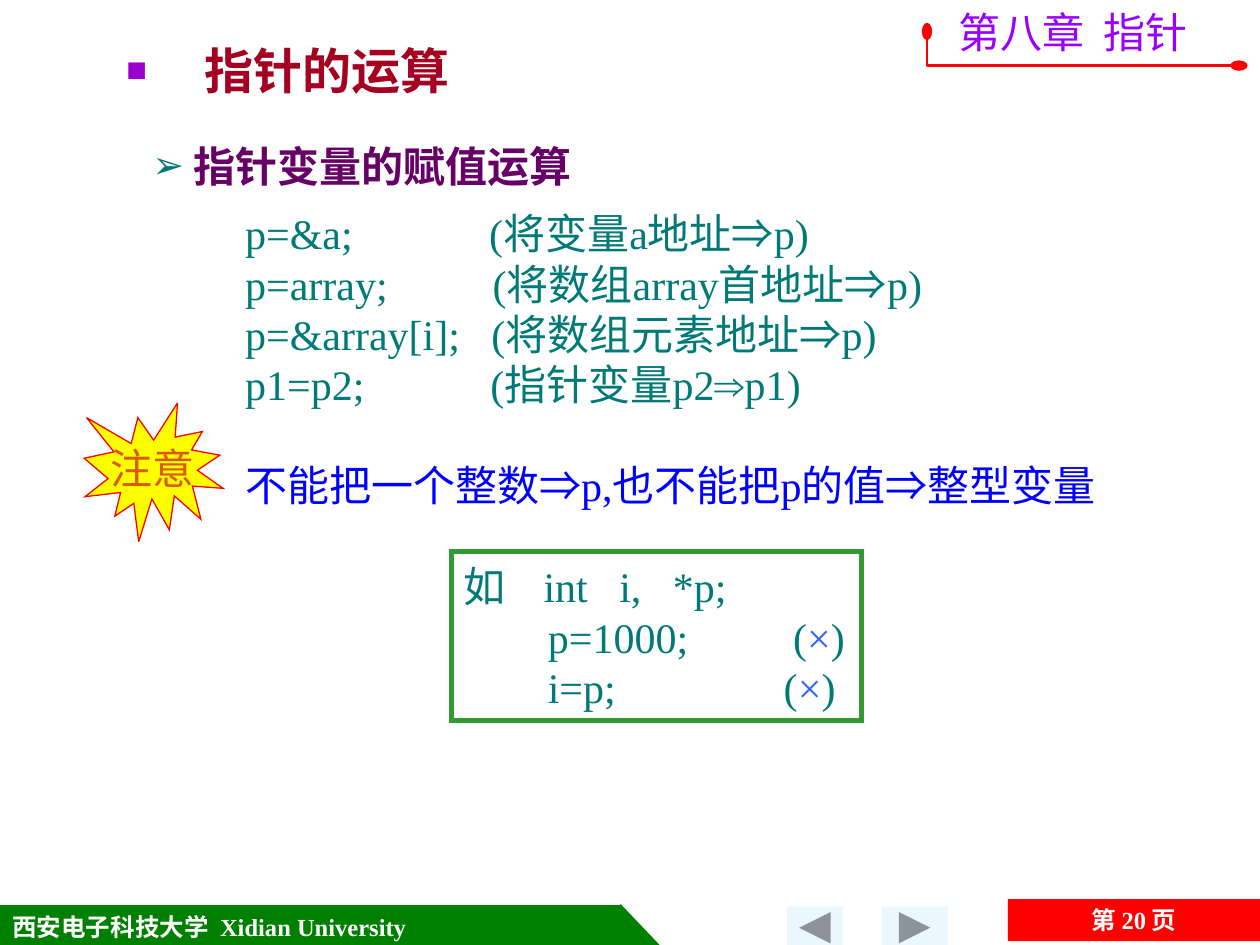
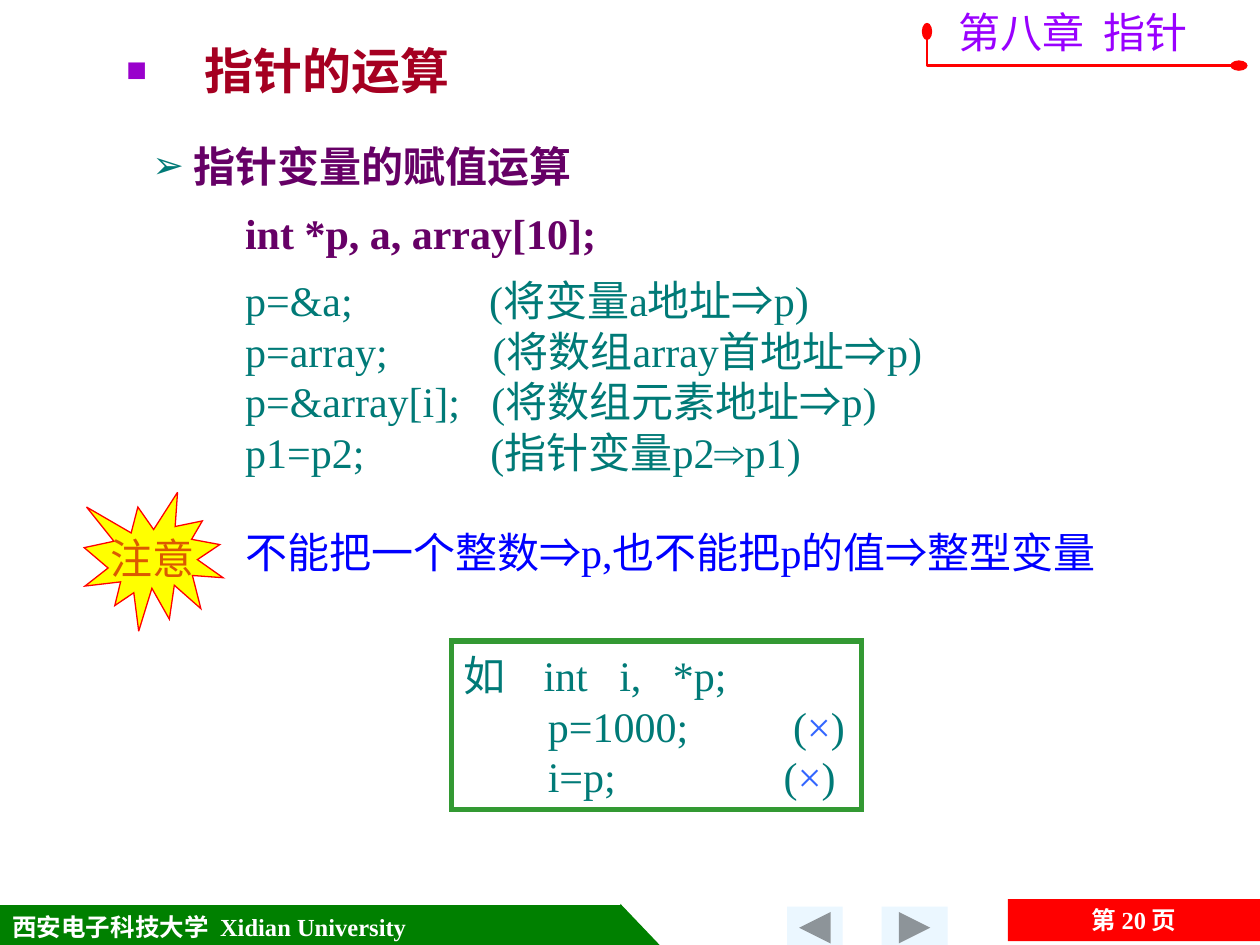
Before and after one commit to jtrfid/C-Repositories, a slide deck: slide 20 of 2015备课/课件/第8章 指针.pptx. Drawn at 1260x945 pixels with LibreOffice and Linux fonts; fonts in the diff are those of the drawing; background and template pictures are left out. Boxes give left, top, right and bottom in pixels: in the first picture for what was removed or moved away, otherwise in the second. Text is boxed around its words. In the diff, an @@ line names an element or a change of style, - is before the commit and + after.

```diff
--- a/2015备课/课件/第8章 指针.pptx
+++ b/2015备课/课件/第8章 指针.pptx
@@ text at (x1=245, y1=220, x2=596, y2=258): paragraph added @@
+    int *p, a, array[10];
@@ irregular seal "注意" moved from (x1=84, y1=403, x2=223, y2=542) to (x1=84, y1=493, x2=223, y2=631) @@
@@ rectangle "如 int i, *p;" moved from (x1=451, y1=552, x2=862, y2=721) to (x1=451, y1=641, x2=862, y2=810) @@
```
Also in this commit, not shown: 12 other slides changed, 1 slide added, 7 slides removed.
